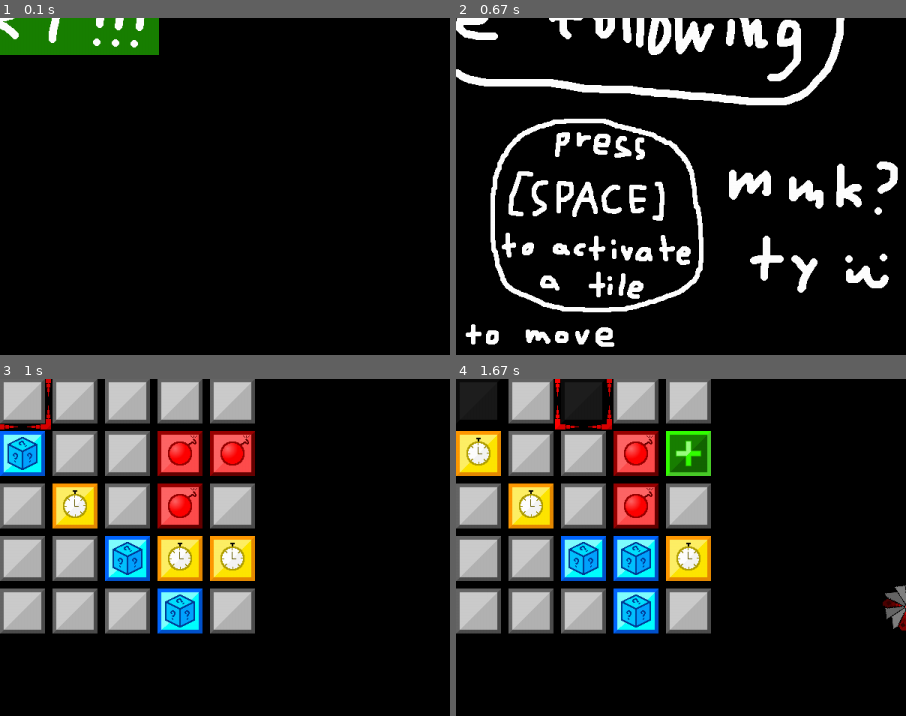
Above: before the commit, frames 1-4 (two rows, left to right).
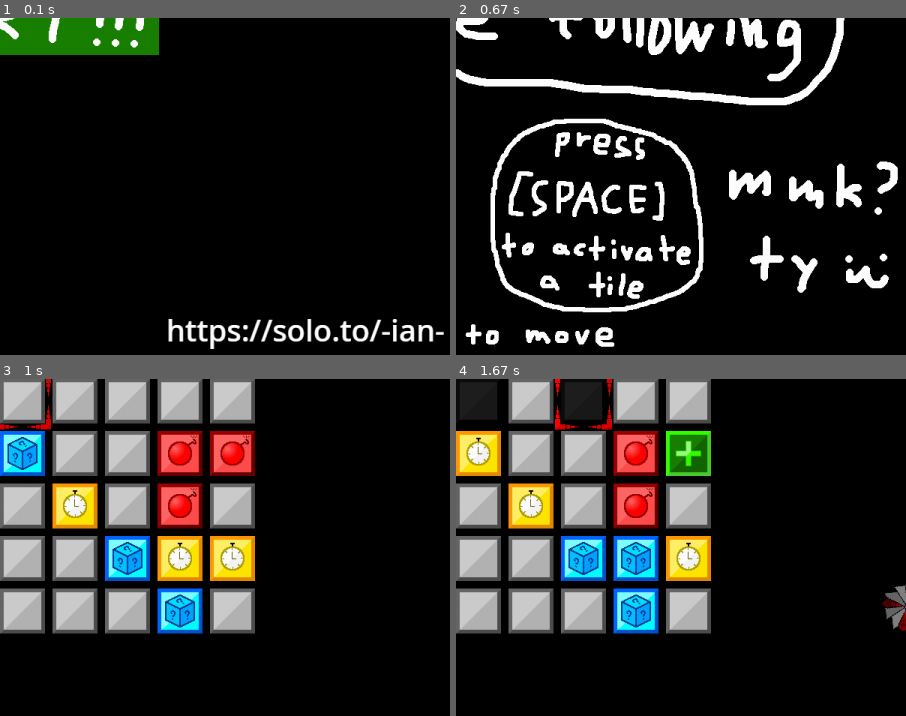
Above: after the commit, the same moments.

Repository: GitHubBoi415/Pygame-game
Game: pygame game, started from test.py
Same seed, same stepped clock (60 frames per second), same inputs: the game is played once before the commit and once after it.
Inputs (mouse positions are % of the whole screen's width and height, from its top left):
- Up to frame 1 (0.1 s): no input
- Up to frame 2 (0.67 s): click (50, 50) at 0.38 s
- Up to frame 3 (1 s): click (75, 11) at 0.72 s
- Up to frame 4 (1.67 s): tap Space at 1.17, 1.57 s; hold Right from 1.5 s (still down); hold D from 1.5 s (still down); move the mouse to (26, 51) at 1.53 s
The pictures show only the part of the screen within x 50-100%, y 50-100%; the shares and areas given below are measured in that part.

The runs differ from the first frame. In frame 1, 1.8% of the frame differs, in the area x 37-99%, y 89-99%; in frame 2, nothing differs; in frame 3, nothing differs; in frame 4, nothing differs.

Commit message:
added a background for the main menu

Diff:
--- a/test.py
+++ b/test.py
@@ -266,7 +266,7 @@
 # imagepath =
 # IMPORTANT!!! when distributing, use the lower line, the top one is for your personal 'puter
 # start_img = pygame.transform.scale(pygame.image.load(imagepath + '\start_btn.png').convert_alpha(),(60,700))
-'''
+
 select_img = pygame.image.load(imagepath + '\Select.png')
 blank_img = pygame.image.load(imagepath + '\Blank.png')
 bomb_img = pygame.image.load(imagepath + '\Bomb.png')
@@ -285,6 +285,8 @@
 return_to_main_menu_hovered = pygame.image.load(imagepath + '\Return to Main Menu Hovered Over.png')
 start_button_img = pygame.image.load(imagepath + '\START.png')
 start_button_img_2 = pygame.image.load(imagepath + '\START_2.png')
+menu_img = pygame.image.load(imagepath + '\Menu Screen.png')
+
 
 click_sfx = pygame.mixer.Sound(imagepath + '\pop.wav')
 death_sfx = pygame.mixer.Sound(imagepath + '\death.wav')
@@ -294,9 +296,10 @@
 clang_sfx = pygame.mixer.Sound(imagepath + '\clang.wav')
 clock_sfx = pygame.mixer.Sound(imagepath + '\clock.wav')
 explo_sfx = pygame.mixer.Sound(imagepath + '\explo squish.wav')
+
+
+# start_img = pygame.image.load(resource_path('start_btn.png')).convert_alpha()
 '''
-
-# start_img = pygame.image.load(resource_path('start_btn.png')).convert_alpha()
 select_img = pygame.image.load(resource_path('Select.png')).convert_alpha()
 blank_img = pygame.image.load(resource_path('Blank.png')).convert_alpha()
 bomb_img = pygame.image.load(resource_path('Bomb.png')).convert_alpha()
@@ -315,6 +318,7 @@
 return_to_main_menu_hovered = pygame.image.load(resource_path('Return to Main Menu Hovered Over.png')).convert_alpha()
 start_button_img = pygame.image.load(resource_path('START.png')).convert_alpha()
 start_button_img_2 = pygame.image.load(resource_path('START_2.png')).convert_alpha()
+menu_img = pygame.image.load(resource_path('Menu Screen.png')).convert_alpha()
 
 click_sfx = pygame.mixer.Sound(resource_path('pop.wav'))
 death_sfx = pygame.mixer.Sound(resource_path('death.wav'))
@@ -324,6 +328,7 @@
 clang_sfx = pygame.mixer.Sound(resource_path('clang.wav'))
 clock_sfx = pygame.mixer.Sound(resource_path('clock.wav'))
 explo_sfx = pygame.mixer.Sound(resource_path('explo squish.wav'))
+'''
 
 player_pos = pygame.Vector2((screen.get_width()/2) - 8, (screen.get_height()/2) - 8)
 
@@ -407,6 +412,7 @@
     player_y = 0
 
     if SC("Menu"):
+        screen.blit(menu_img,(0,0))
         if button_hovered_over(button):
             pygame.draw.rect(screen,(180,180,180),button)
         else:
Binary file added: data/Menu Screen.png
